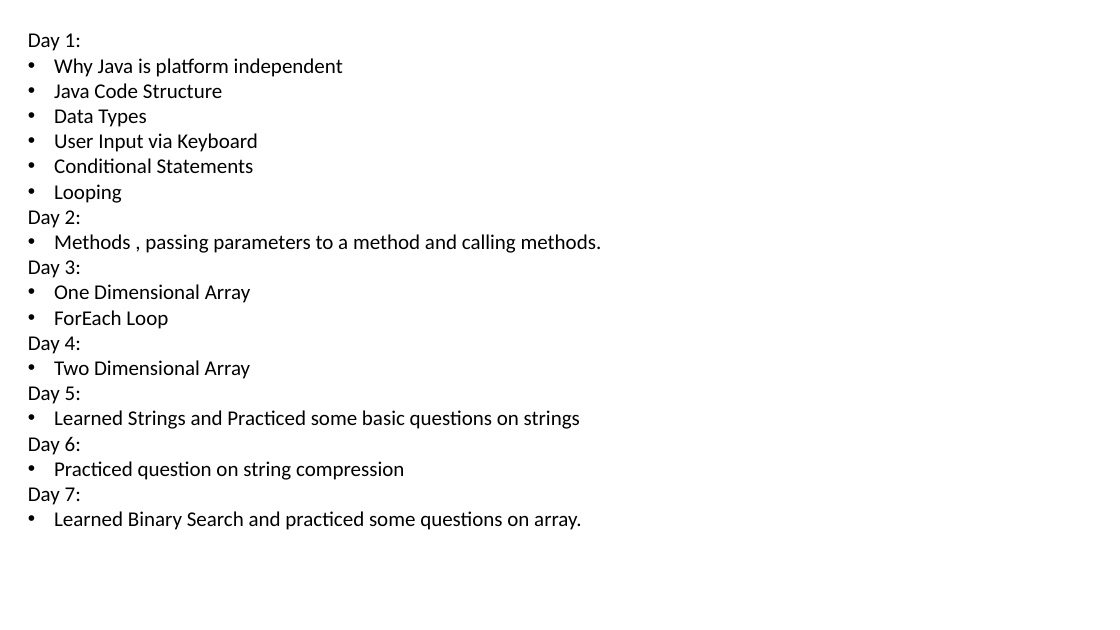
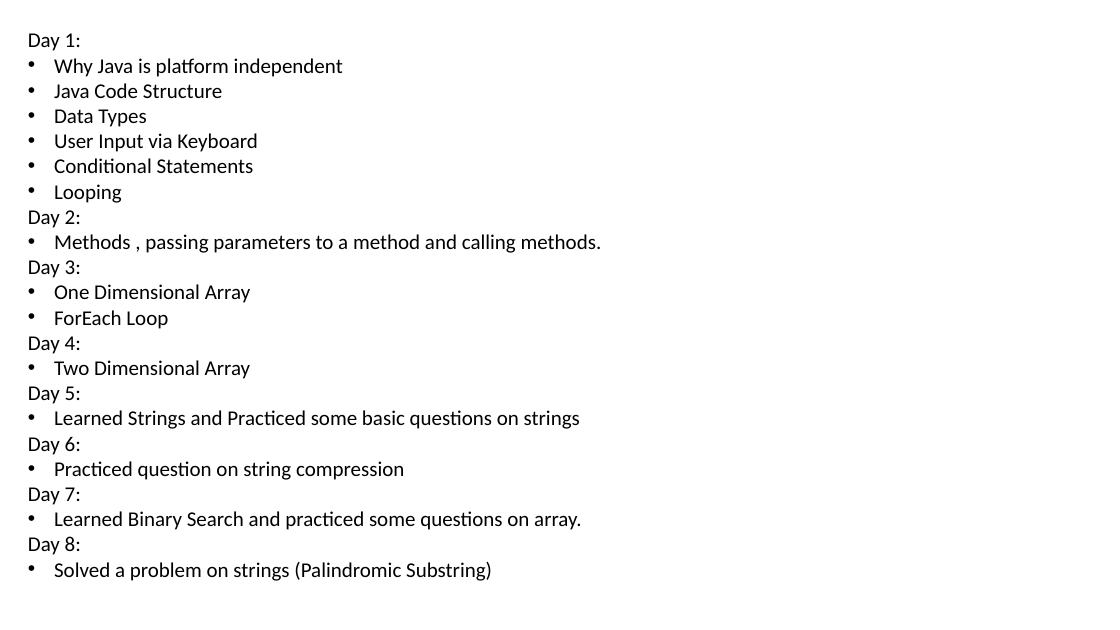
Before and after one commit to ahibhushan/100DaysOfCode, a slide deck: slide 1 of Stats.pptx. Drawn at 1120x630 pixels with LibreOffice and Linux fonts; fonts in the diff are those of the drawing. Boxes give left, top, right and bottom in pixels: in the first picture for what was removed or moved away, otherwise in the second. Text is boxed around its words. In the diff, an @@ line names an element or a change of style, - is before the commit and + after.

```diff
--- a/Stats.pptx
+++ b/Stats.pptx
@@ text at [28, 536, 492, 581]: paragraphs added @@
+Day 8:
+• Solved a problem on strings (Palindromic Substring)
```
Also in this commit, not shown: 1 other file.
